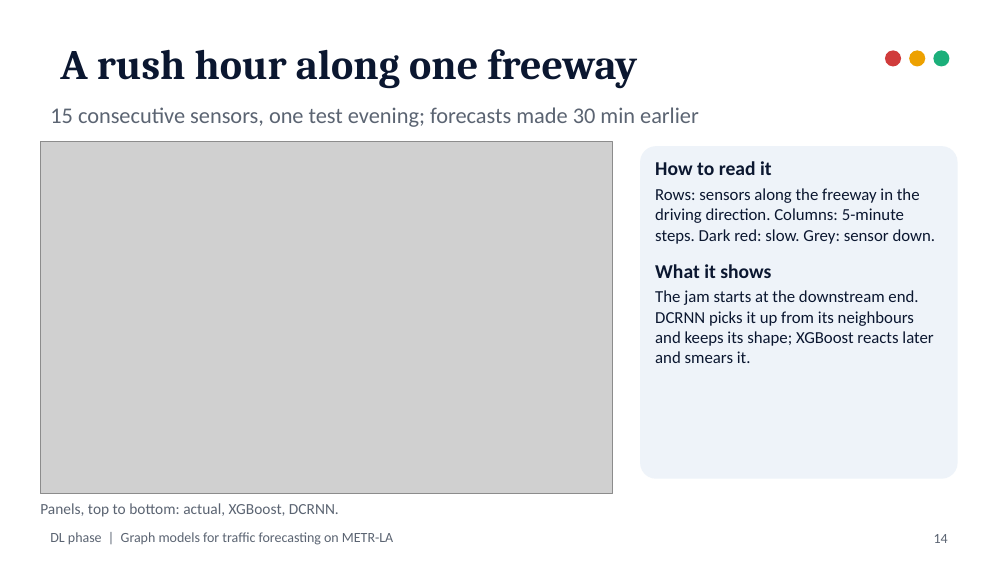
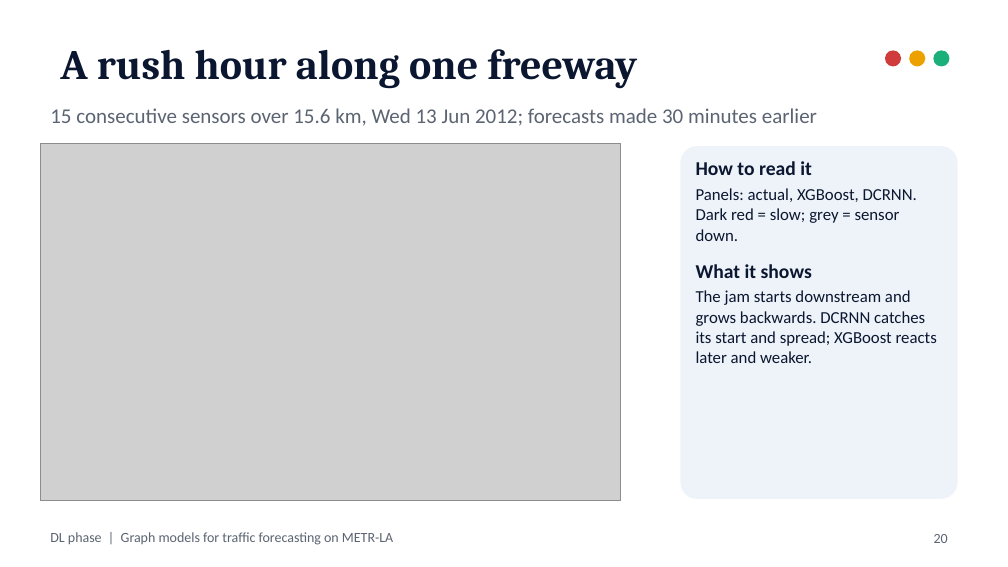
Before and after one commit to ManasSaxena14/MetroFlow_MachineAndDeepLearning, a slide deck: slide 20 of docs/presentation/DL_Graph_Models.pptx (slide 14 before the commit). Drawn at 1008x567 pixels with LibreOffice and Linux fonts; fonts in the diff are those of the drawing; grey boxes stand for pictures. Boxes give left, top, right and bottom in pixels: in the first picture for what was removed or moved away, otherwise in the second. Text is boxed around its words. In the diff, an @@ line names an element or a change of style, - is before the commit and + after.

```diff
--- a/docs/presentation/DL_Graph_Models.pptx
+++ b/docs/presentation/DL_Graph_Models.pptx
@@ text at (x1=50, y1=108, x2=817, y2=126): text changed; size 16 to 15 pt @@
-15 consecutive sensors, one test evening; forecasts made 30 min earlier
+15 consecutive sensors over 15.6 km, Wed 13 Jun 2012; forecasts made 30 minutes earlier
@@ picture resized from (x1=40, y1=141, x2=612, y2=494) to (x1=40, y1=143, x2=621, y2=501) @@
@@ rounded rectangle resized from (x1=640, y1=146, x2=958, y2=479) to (x1=680, y1=146, x2=958, y2=499) @@
@@ rounded rectangle at (x1=680, y1=146, x2=958, y2=499): proportions changed @@
@@ text "How to read it" moved from (x1=655, y1=161, x2=936, y2=363) to (x1=696, y1=161, x2=937, y2=363) @@
@@ text at (x1=696, y1=188, x2=917, y2=241): text changed @@
-Rows: sensors along the freeway in the driving direction. Columns: 5-minute steps. Dark red: slow. Grey: sensor down.
+Panels: actual, XGBoost, DCRNN. Dark red = slow; grey = sensor down.
@@ text at (x1=696, y1=290, x2=937, y2=363): text changed @@
-The jam starts at the downstream end. DCRNN picks it up from its neighbours and keeps its shape; XGBoost reacts later and smears it.
+The jam starts downstream and grows backwards. DCRNN catches its start and spread; XGBoost reacts later and weaker.
@@ text removed at (x1=40, y1=503, x2=339, y2=517) @@
-Panels, top to bottom: actual, XGBoost, DCRNN.
@@ page number at (x1=934, y1=534, x2=948, y2=543): text changed @@
-14
+20
```
Also in this commit, not shown: 10 other slides changed, 14 slides added, 5 slides removed, 21 other files.
